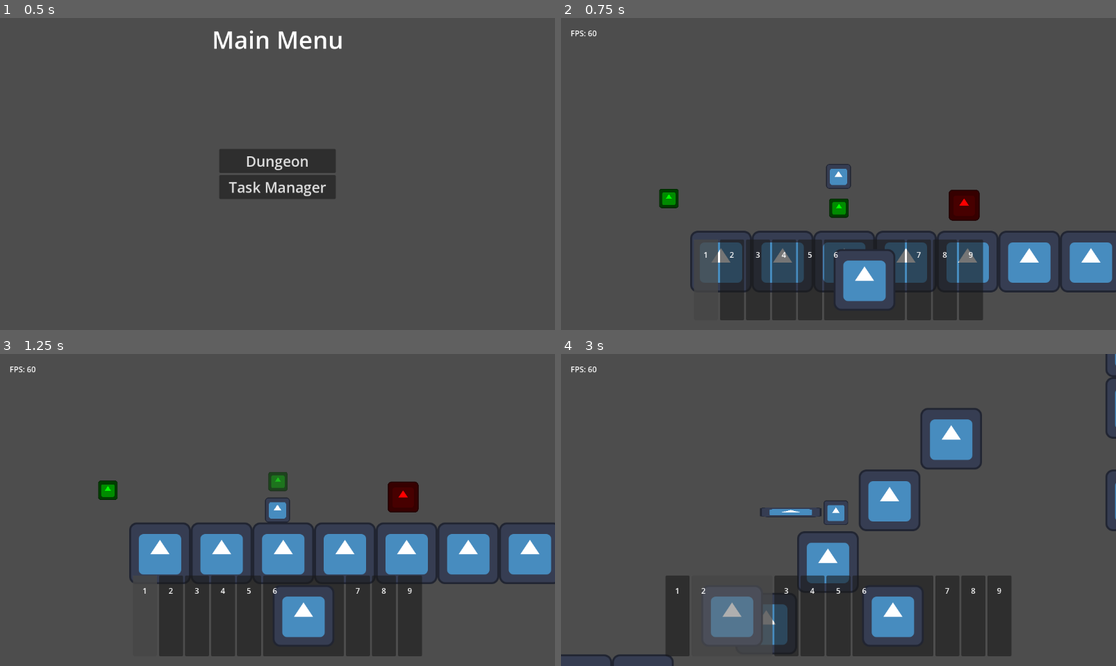
Above: before the commit, frames 1-4 (two rows, left to right).
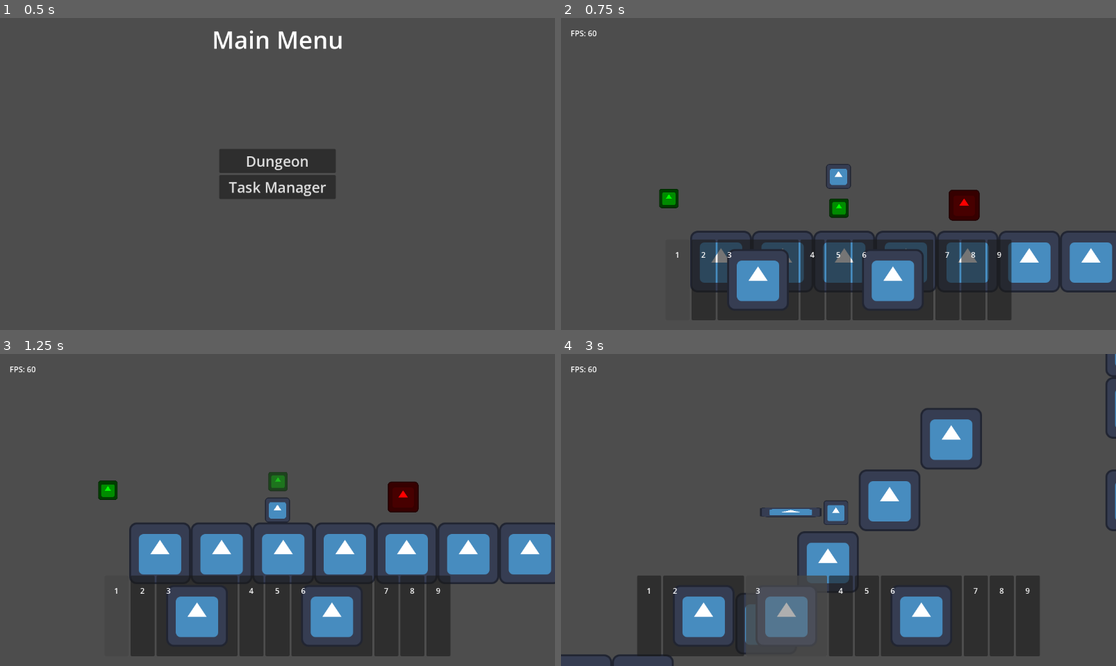
Above: after the commit, the same moments.

Repository: TheHumanMRP/RPG-Life-Tracker
Game: Godot game, scene res://Folders/Systems/Main/Scenes/main_scene.tscn
Same seed, same stepped clock (60 frames per second), same inputs: the game is played once before the commit and once after it. The engine's default icon, where the game draws it, is replaced by a stand-in: a white triangle on a blue panel in a dark square.
Inputs (mouse positions are in pixels of both pictures, inside the frame that each line leads up to):
- Up to frame 1 (0.5 s): no input
- Up to frame 2 (0.75 s): click "Dungeon" at 0.5 s
- Up to frame 3 (1.25 s): no input
- Up to frame 4 (3 s): move the mouse to (705, 616) at 1.27 s; hold D (move_right) 1.28-2.78 s; tap T (add_test_sword) at 1.35, 2.85 s; click (705, 616) at 1.42 s; tap Space (jump) at 1.52, 2.27 s; move the mouse to (733, 616) at 2.02 s; tap E (equip_item) at 2.1 s; click (733, 616) at 2.17 s; move the mouse to (760, 616) at 2.77 s; hold A (move_left) from 2.78 s (still down); click (760, 616) at 2.92 s

Frame 1 is identical in both runs. In frame 2, 6.7% of the frame differs, in the area x 20-82%, y 71-97%; in frame 3, 7.2%; in frame 4, 11%, in the area x 13-87%, y 71-97%.

Commit message:
Auto commit at 2026-08-30 21:00:46

Diff:
--- a/Folders/Systems/Inventory_System/Scripts/testing.gd
+++ b/Folders/Systems/Inventory_System/Scripts/testing.gd
@@ -10,5 +10,6 @@
 
 	hotbar_logic_component.add_item_to_hotbar(test_sword_item_id, 5)
 
+	hotbar_logic_component.add_item_to_hotbar(second_test_sword_item_id, 2)
 
 	print("\nTesting: Testing Done!")
Not shown, changed: Folders/all-tasks.md
